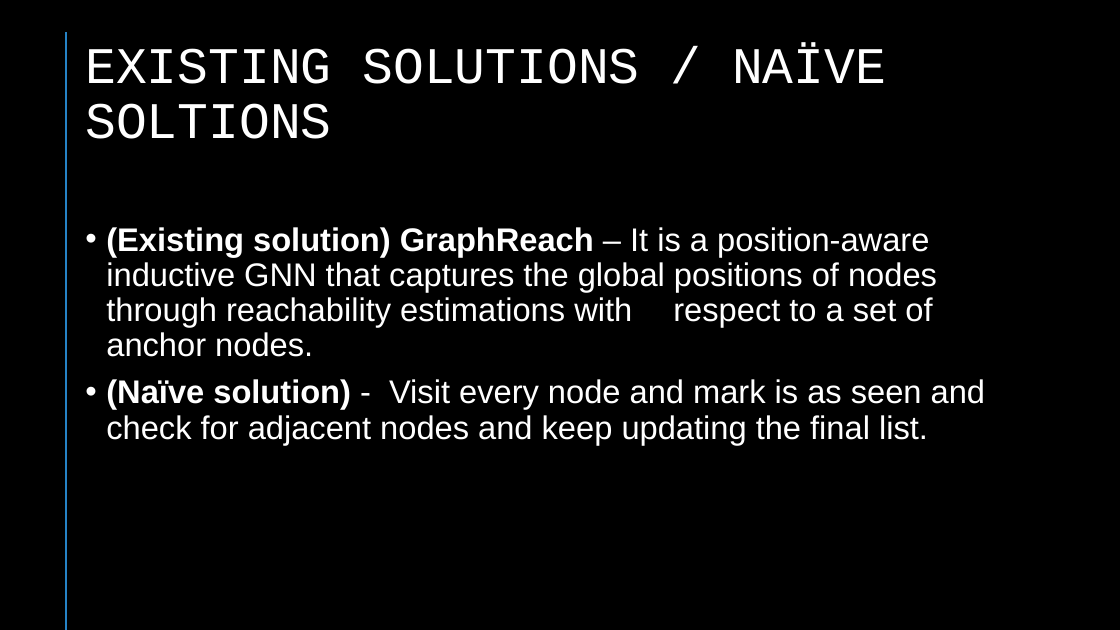
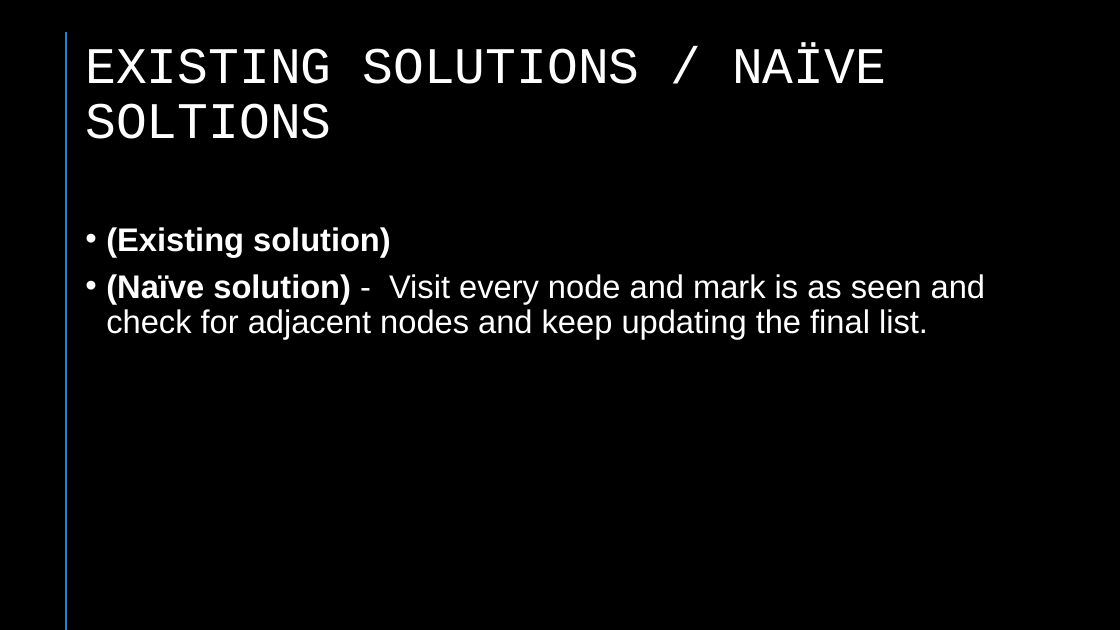
Before and after one commit to lucidcreeper/Space-Efficient-Algorithms-for-Reachability-in-Directed-Geometric-Graph, a slide deck: slide 6 of presentations/review1 with template.pptx (slide 5 before the commit). Drawn at 1120x630 pixels with LibreOffice and Linux fonts; fonts in the diff are those of the drawing. Boxes give left, top, right and bottom in pixels: in the first picture for what was removed or moved away, otherwise in the second. Text is boxed around its words. In the diff, an @@ line names an element or a change of style, - is before the commit and + after.

```diff
--- a/presentations/review1 with template.pptx
+++ b/presentations/review1 with template.pptx
@@ text at (106, 227, 391, 256): text changed; bold on @@
-• (Existing solution) GraphReach – It is a position-aware inductive GNN that captures the global positions of nodes through reachability estimations with respect to a set of anchor nodes.
+• (Existing solution)
```
Also in this commit, not shown: 2 other slides changed, 1 slide added.
